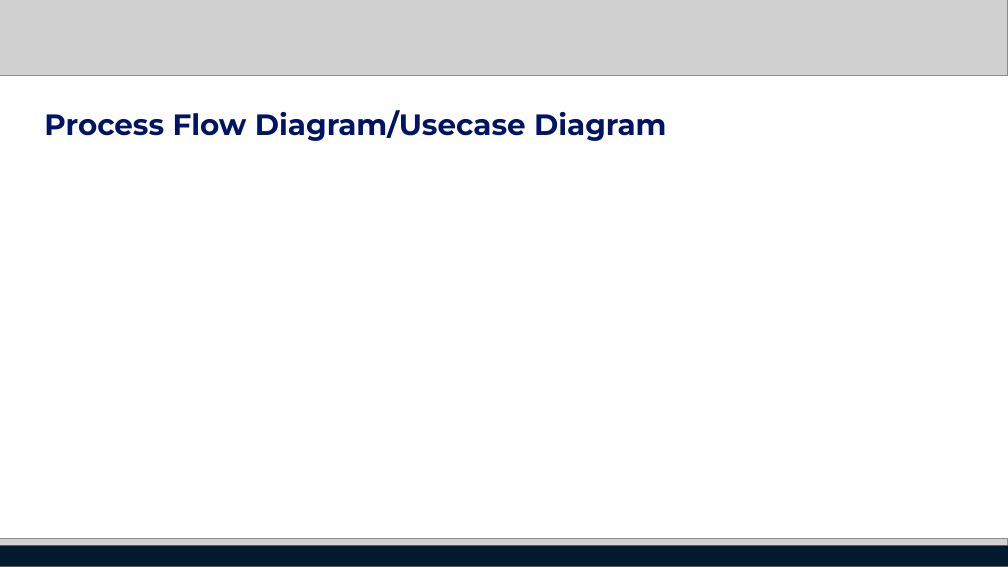
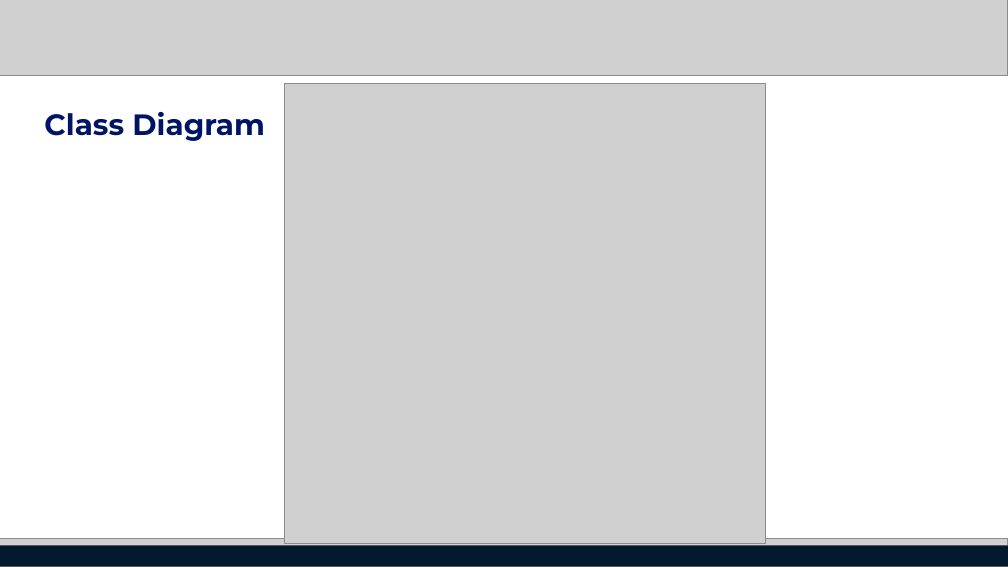
Before and after one commit to hack2skill/National-Agrifunds-Hackathon, a slide deck: slide 7 of main.pptx. Drawn at 1008x567 pixels with LibreOffice and Linux fonts; fonts in the diff are those of the drawing; grey boxes stand for pictures. Boxes give left, top, right and bottom in pixels: in the first picture for what was removed or moved away, otherwise in the second. Text is boxed around its words. In the diff, an @@ line names an element or a change of style, - is before the commit and + after.

Commit message:
UML diagrams Added diagrams to ppts. Added uml_models.mdj file the uml_models.mdj is made using StarUML for windows. Added Use Case,Class Diagram,Flow Chart

```diff
--- a/main.pptx
+++ b/main.pptx
@@ picture added at (x1=284, y1=83, x2=765, y2=543) @@
@@ text at (x1=44, y1=112, x2=264, y2=141): text changed @@
-Process Flow Diagram/Usecase Diagram
+Class Diagram
```
Also in this commit, not shown: 4 other slides changed, 2 slides added, 4 other files.
